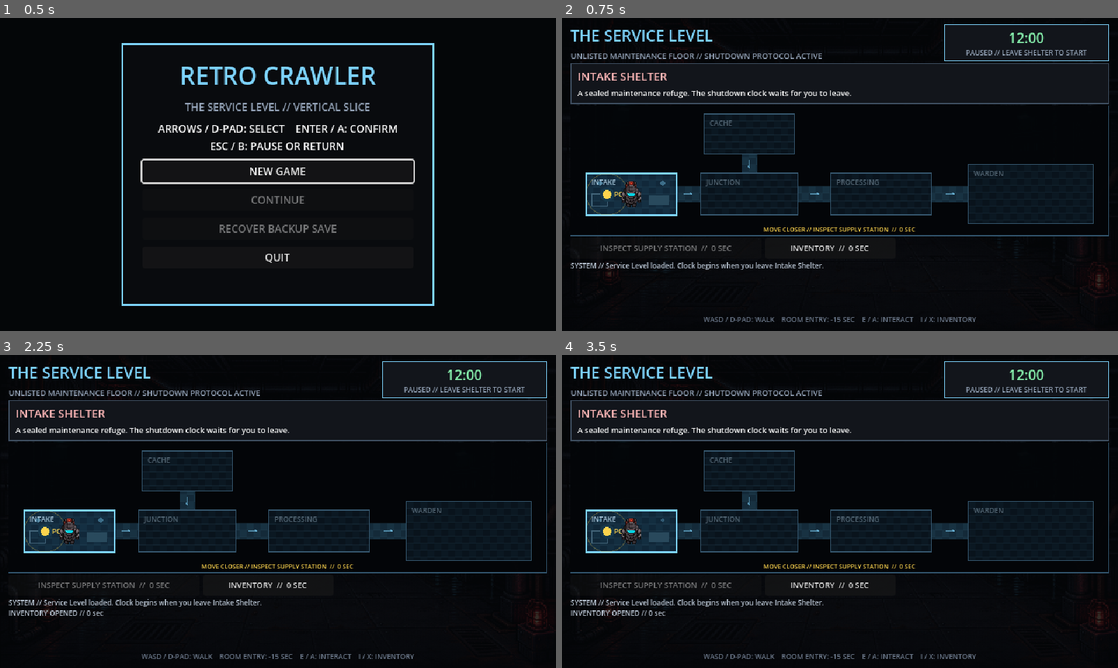
Above: before the commit, frames 1-4 (two rows, left to right).
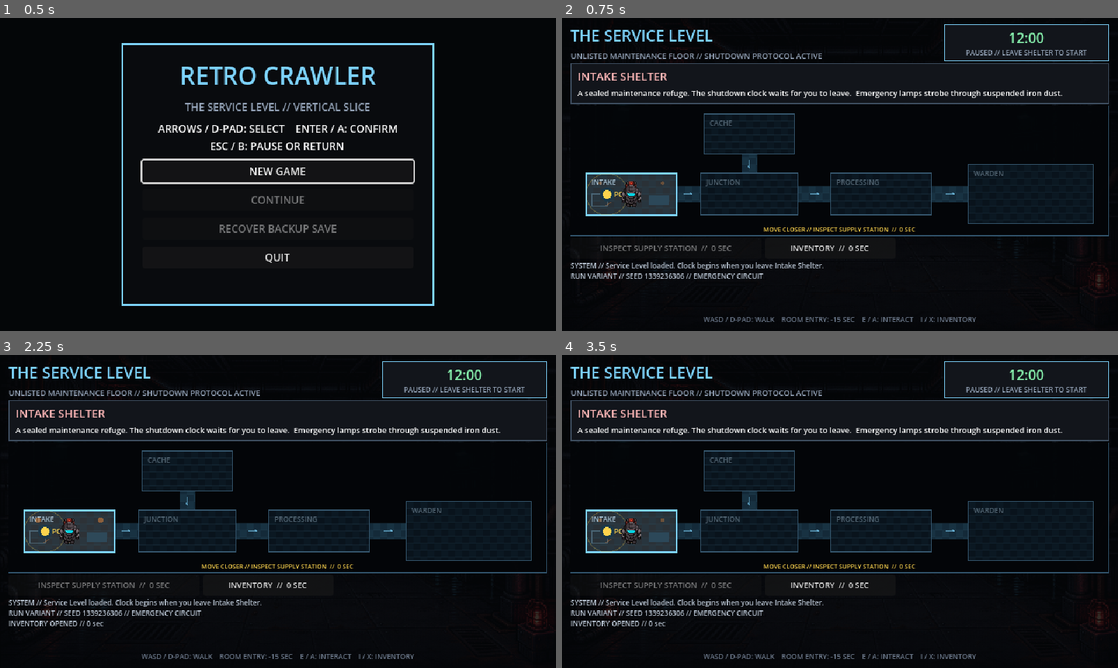
Above: after the commit, the same moments.

Repository: mtmann213/retro-crawler
Game: Godot game, scene res://main/main.tscn
The game is run twice, just before and just after one commit, with the same random seed, the same clock (stepped at 60 frames per second) and the same inputs.
Inputs (mouse positions are in pixels of both pictures, inside the frame that each line leads up to):
- Up to frame 1 (0.5 s): no input
- Up to frame 2 (0.75 s): click "NEW GAME" at 0.5 s
- Up to frame 3 (2.25 s): click "INVENTORY // 0 SEC" at 1.25 s; click "RETURN TO DUNGEON" at 2 s
- Up to frame 4 (3.5 s): tap Enter (confirm) at 2.75 s; drag from (840, 508) to (895, 442) at 2.77 s

Frame 1 is identical in both runs. In frame 2, 1.2% of the frame differs, in the area x 1-90%, y 23-84%; in frame 3, 1.4%, in the area x 1-90%, y 23-87%; in frame 4, 1.4%.

Commit message:
Add Milestone 13 seeded run variation

Diff:
--- a/main/main.gd
+++ b/main/main.gd
@@ -100,6 +100,8 @@
 	if dungeon_screen != null:
 		dungeon_screen.queue_free()
 	dungeon_screen = DUNGEON_SCREEN.instantiate() as DungeonScreen
+	if snapshot == null:
+		dungeon_screen.new_run_seed = RunVariationRules.create_seed()
 	dungeon_screen.session_snapshot_changed.connect(_on_session_snapshot_changed)
 	screen_host.add_child(dungeon_screen)
 	if snapshot != null:
--- a/rules/exploration/floor_state.gd
+++ b/rules/exploration/floor_state.gd
@@ -14,11 +14,15 @@
 var boss_defeated: bool = false
 var victory_ending: bool = false
 var extraction_ending: bool = false
+var run_seed: int = RunVariationRules.DEFAULT_SEED
+var run_variation: Dictionary = {}
 
 
-func _init(definition: FloorDefinition = null) -> void:
+func _init(definition: FloorDefinition = null, seed_value: int = RunVariationRules.DEFAULT_SEED) -> void:
 	if definition == null:
 		return
+	run_seed = seed_value if seed_value > 0 else RunVariationRules.DEFAULT_SEED
+	run_variation = RunVariationRules.generate(run_seed, definition)
 	floor_id = definition.content_id
 	current_room_id = definition.starting_room_id
 	remaining_seconds = definition.initial_time_seconds
@@ -56,13 +60,17 @@
 		"boss_defeated": boss_defeated,
 		"victory_ending": victory_ending,
 		"extraction_ending": extraction_ending,
+		"run_seed": run_seed,
 		"triggered_thresholds": thresholds,
 		"rooms": room_snapshots,
 	}
 
 
 static func from_snapshot(definition: FloorDefinition, snapshot: Dictionary) -> FloorState:
-	var state := FloorState.new(definition)
+	var state := FloorState.new(
+		definition,
+		int(snapshot.get("run_seed", RunVariationRules.DEFAULT_SEED)),
+	)
 	state.current_room_id = StringName(snapshot.get("current_room_id", state.current_room_id))
 	state.remaining_seconds = int(snapshot.get("remaining_seconds", state.remaining_seconds))
 	state.clock_started = bool(snapshot.get("clock_started", false))
--- /dev/null
+++ b/rules/exploration/run_variation_rules.gd
@@ -0,0 +1,78 @@
+class_name RunVariationRules
+extends RefCounted
+
+const DEFAULT_SEED := 731_2026
+const MAX_SEED := 2_147_483_646
+const THEMES: Array[StringName] = [&"cold", &"emergency", &"arc"]
+
+static var _last_seed := DEFAULT_SEED
+
+
+static func create_seed() -> int:
+	var seed_value := absi((int(Time.get_unix_time_from_system() * 1000.0) ^ Time.get_ticks_usec()) % MAX_SEED) + 1
+	if seed_value == _last_seed:
+		seed_value = (seed_value % MAX_SEED) + 1
+	_last_seed = seed_value
+	return seed_value
+
+
+static func generate(seed_value: int, definition: FloorDefinition) -> Dictionary:
+	var safe_seed := seed_value if seed_value > 0 else DEFAULT_SEED
+	var rng := RandomNumberGenerator.new()
+	rng.seed = safe_seed
+	var theme_id := THEMES[rng.randi_range(0, THEMES.size() - 1)]
+	var room_variants := {}
+	for room: RoomDefinition in definition.rooms:
+		room_variants[String(room.content_id)] = {
+			"hazard_pattern": rng.randi_range(0, 2),
+			"light_phase": rng.randf_range(0.0, TAU),
+		}
+	var processing_encounter := (
+		PrototypeEncounter.BRUTE_ENCOUNTER_ID
+		if rng.randi_range(0, 1) == 1
+		else PrototypeEncounter.TWO_ENEMY_ENCOUNTER_ID
+	)
+	return {
+		"seed": safe_seed,
+		"theme_id": String(theme_id),
+		"cache_patch_count": rng.randi_range(1, 3),
+		"encounters": {
+			"room_broken_junction": String(PrototypeEncounter.TWO_ENEMY_ENCOUNTER_ID),
+			"room_processing_hall": String(processing_encounter),
+			"room_warden_chamber": String(PrototypeEncounter.WARDEN_ENCOUNTER_ID),
+		},
+		"rooms": room_variants,
+	}
+
+
+static func encounter_for_room(variation: Dictionary, room: RoomDefinition) -> StringName:
+	if room == null:
+		return &""
+	var encounters: Dictionary = variation.get("encounters", {})
+	return StringName(encounters.get(String(room.content_id), String(room.encounter_id)))
+
+
+static func combat_seed(run_seed: int, room_id: StringName) -> int:
+	var room_hash := String(room_id).hash()
+	return absi((run_seed * 31 + room_hash * 17) % MAX_SEED) + 1
+
+
+static func cache_patch_count(variation: Dictionary) -> int:
+	return clampi(int(variation.get("cache_patch_count", 2)), 1, 3)
+
+
+static func room_flavor(variation: Dictionary) -> String:
+	match StringName(variation.get("theme_id", "cold")):
+		&"emergency":
+			return "Emergency lamps strobe through suspended iron dust."
+		&"arc":
+			return "Violet arc residue crawls across exposed conduits."
+		_:
+			return "Cold condensation hangs over the dormant machinery."
+
+
+static func summary(variation: Dictionary) -> String:
+	return "SEED %d // %s CIRCUIT" % [
+		int(variation.get("seed", DEFAULT_SEED)),
+		String(variation.get("theme_id", "cold")).to_upper(),
+	]
--- a/scenes/combat/combat_screen.gd
+++ b/scenes/combat/combat_screen.gd
@@ -57,6 +57,7 @@
 var selected_target_id: int = FIRST_ENEMY_ID
 var rewards_granted: bool = false
 var completed_encounters: int = 0
+var encounter_seed: int = PrototypeEncounter.DEFAULT_SEED
 var _applied_dungeon_thresholds: Dictionary[int, bool] = {}
 var _boss_presenter := BossPresenter.new()
 
@@ -91,7 +92,7 @@
 func _start_encounter() -> void:
 	inventory_screen.visible = false
 	simulation = PrototypeEncounter.create_simulation(
-		PrototypeEncounter.DEFAULT_SEED,
+		encounter_seed,
 		encounter_id,
 	)
 	selected_target_id = FIRST_ENEMY_ID
@@ -106,7 +107,7 @@
 	)
 	apply_player_run_snapshot(simulation.get_combatant(PLAYER_ID), carried_player_state)
 	combat_log.clear_entries()
-	combat_log.append_entry("SYSTEM // deterministic encounter loaded", Color("7dd3fc"))
+	combat_log.append_entry("SYSTEM // deterministic encounter loaded // seed %d" % encounter_seed, Color("7dd3fc"))
 	combat_log.append_entry("Choose a target, read each telegraph, then commit an action.")
 	_update_boss_phase()
 	for threshold: int in [360, 180, 60]:
@@ -208,7 +209,7 @@
 		if loot_table_id.is_empty():
 			loot_table_id = definition.loot_table_id
 		experience_amount += definition.experience_reward
-	var seed_value := PrototypeEncounter.DEFAULT_SEED + completed_encounters
+	var seed_value := encounter_seed + completed_encounters
 	var drops := reward_session.grant_rewards(loot_table_id, experience_amount, seed_value)
 	rewards_granted = true
 	completed_encounters += 1
--- a/scenes/dungeon/dungeon_screen.gd
+++ b/scenes/dungeon/dungeon_screen.gd
@@ -30,9 +30,12 @@
 var dialogue_state := DialogueState.new()
 var dialogue_events: Array[DialogueEventDefinition] = []
 var narrative_flags: Dictionary[StringName, bool] = {}
+var new_run_seed: int = 0
 
 
 func _ready() -> void:
+	if new_run_seed > 0:
+		floor_state = FloorState.new(FLOOR, new_run_seed)
 	assert(RoomTransitionRules.validate_graph(FLOOR).is_empty())
 	assert(ContentRegistry.validate_all().is_empty())
 	dialogue_events = ContentRegistry.get_dialogue_events()
@@ -49,6 +52,7 @@
 	map_area.interaction_proximity_changed.connect(_sync_interaction_proximity)
 	map_area.encounter_requested.connect(_world_encounter)
 	_append_log("SYSTEM // Service Level loaded. Clock begins when you leave Intake Shelter.")
+	_append_log("RUN VARIANT // %s" % RunVariationRules.summary(floor_state.run_variation))
 	_render_room()
 
 
@@ -56,14 +60,15 @@
 	var room := FLOOR.get_room(floor_state.current_room_id)
 	var room_state := floor_state.get_room_state(room.content_id)
 	room_title.text = room.display_name.to_upper()
-	room_description.text = room.description
+	room_description.text = "%s  %s" % [room.description, RunVariationRules.room_flavor(floor_state.run_variation)]
 	var visited: Dictionary[StringName, bool] = {}
 	for room_id: StringName in floor_state.rooms:
 		visited[room_id] = floor_state.get_room_state(room_id).visited
 	floor_clock.present(floor_state)
 	interaction_button.setup(room, room_state.interaction_completed)
+	var encounter_id := _encounter_for_room(room)
 	var encounter_pending := (
-		not room.encounter_id.is_empty()
+		not encounter_id.is_empty()
 		and not room_state.encounter_completed
 		and room.content_id != &"room_warden_chamber"
 	)
@@ -73,6 +78,8 @@
 		room.interaction_label,
 		not room_state.interaction_completed,
 		encounter_pending,
+		encounter_id,
+		floor_state.run_variation,
 	)
 	_sync_interaction_proximity(map_area.can_interact_here(), room.interaction_label)
 	emergency_button.visible = (
@@ -109,7 +116,7 @@
 	_trigger_narrative(room_id)
 	_render_room()
 	var room := FLOOR.get_room(room_id)
-	if not room.encounter_id.is_empty() and room_id != &"room_warden_chamber":
+	if not _encounter_for_room(room).is_empty() and room_id != &"room_warden_chamber":
 		_append_log("HOSTILES DETECTED // approach contact to engage // routes locked")
 	_request_save()
 
@@ -130,7 +137,11 @@
 			if not floor_state.floor_failed:
 				room_state.interaction_completed = true
 				var patch := reward_session.get_item(&"item_field_patch")
-				var added := InventoryRules.add_item(reward_session.inventory, patch, 2)
+				var added := InventoryRules.add_item(
+					reward_session.inventory,
+					patch,
+					RunVariationRules.cache_patch_count(floor_state.run_variation),
+				)
 				_append_log("CACHE RECOVERED // Field Patch x%d" % added)
 				narrative_flags[&"took_detour"] = true
 				_trigger_narrative(&"cache_found")
@@ -151,9 +162,10 @@
 		return
 	var room := FLOOR.get_room(room_id)
 	var room_state := floor_state.get_room_state(room_id)
-	if room == null or room.encounter_id.is_empty() or room_state.encounter_completed:
-		return
-	_start_combat(room.encounter_id)
+	var encounter_id := _encounter_for_room(room)
+	if room == null or encounter_id.is_empty() or room_state.encounter_completed:
+		return
+	_start_combat(encounter_id)
 	_request_save()
 
 
@@ -195,6 +207,9 @@
 	active_combat = COMBAT_SCREEN.instantiate() as CombatScreen
 	active_combat.reward_session = reward_session
 	active_combat.encounter_id = encounter_id
+	active_combat.encounter_seed = RunVariationRules.combat_seed(
+		floor_state.run_seed, floor_state.current_room_id,
+	)
 	active_combat.continue_starts_encounter = false
 	active_combat.carried_player_state = player_run_state.duplicate(true)
 	active_combat.dungeon_thresholds = floor_state.triggered_thresholds.duplicate()
@@ -291,6 +306,10 @@
 	return count
 
 
+func _encounter_for_room(room: RoomDefinition) -> StringName:
+	return RunVariationRules.encounter_for_room(floor_state.run_variation, room)
+
+
 func _trigger_narrative(trigger_id: StringName) -> void:
 	var events := DialogueResolver.resolve(
 		dialogue_events, trigger_id, narrative_flags, dialogue_state,
--- a/scenes/dungeon/walkable_world.gd
+++ b/scenes/dungeon/walkable_world.gd
@@ -20,6 +20,8 @@
 var interaction_text := ""
 var interaction_available := false
 var encounter_available := false
+var encounter_id: StringName = &""
+var run_variation: Dictionary = {}
 var movement_enabled := true
 var renderer := WorldRenderer.new()
 var player_sprite := Sprite2D.new()
@@ -111,11 +113,15 @@
 	interaction_label: String,
 	can_interact: bool,
 	has_encounter: bool,
+	presented_encounter_id: StringName = &"",
+	presented_run_variation: Dictionary = {},
 ) -> void:
 	visited_room_ids = visited.duplicate()
 	interaction_text = interaction_label
 	interaction_available = can_interact
 	encounter_available = has_encounter
+	encounter_id = presented_encounter_id
+	run_variation = presented_run_variation.duplicate(true)
 	_encounter_triggered = false
 	if current_room_id != room_id:
 		sync_to_room(room_id)
@@ -231,4 +237,6 @@
 		interaction_available,
 		can_interact_here(),
 		encounter_available,
+		encounter_id,
+		run_variation,
 	)
--- a/scenes/dungeon/world_renderer.gd
+++ b/scenes/dungeon/world_renderer.gd
@@ -13,6 +13,8 @@
 var interaction_available := false
 var interaction_in_range := false
 var encounter_available := false
+var encounter_id: StringName = &""
+var run_variation: Dictionary = {}
 var hostile_sprites: Array[Sprite2D] = []
 var _animation_time := 0.0
 
@@ -45,6 +47,8 @@
 	can_interact: bool,
 	in_range: bool,
 	has_encounter: bool,
+	presented_encounter_id: StringName = &"",
+	presented_run_variation: Dictionary = {},
 ) -> void:
 	layout = definition
 	current_room_id = room_id
@@ -53,6 +57,8 @@
 	interaction_available = can_interact
 	interaction_in_range = in_range
 	encounter_available = has_encounter
+	encounter_id = presented_encounter_id
+	run_variation = presented_run_variation.duplicate(true)
 	_sync_hostile_visibility()
 	queue_redraw()
 
@@ -83,8 +89,9 @@
 
 
 func _draw_room(room: WorldRoomDefinition, visited: bool) -> void:
-	var base := Color("102536") if visited else Color("09131c")
-	var alternate := Color("132c3e") if visited else Color("0b1822")
+	var accent := _theme_accent()
+	var base := Color("102536").lerp(accent, 0.10) if visited else Color("09131c")
+	var alternate := Color("132c3e").lerp(accent, 0.08) if visited else Color("0b1822")
 	_draw_tiled_surface(room.bounds, base, alternate)
 	draw_rect(room.bounds, Color("7dd3fc") if room.content_id == current_room_id else Color("35566d"), false, 2.0 if room.content_id == current_room_id else 1.0)
 	draw_string(ThemeDB.fallback_font, room.bounds.position + Vector2(6, 13), room.display_name, HORIZONTAL_ALIGNMENT_LEFT, -1, 8, Color("a9c5d8") if visited else Color("536674"))
@@ -123,8 +130,13 @@
 func _sync_hostile_visibility() -> void:
 	var room := layout.get_room(current_room_id) if layout != null else null
 	var should_show := encounter_available and room != null and room.has_encounter_point()
+	var hostile_count := 1 if encounter_id == PrototypeEncounter.BRUTE_ENCOUNTER_ID else 2
 	for index: int in hostile_sprites.size():
-		hostile_sprites[index].visible = should_show and index < room.encounter_count
+		hostile_sprites[index].visible = (
+			should_show and index < mini(room.encounter_count, hostile_count)
+			if room != null
+			else false
+		)
 	_update_hostile_animation()
 
 
@@ -139,19 +151,37 @@
 		if not hostile.visible:
 			continue
 		var phase := _animation_time * (4.5 if index == 0 else 3.2) + index * 1.7
-		var offset := Vector2((index - 0.5) * 28.0, sin(phase) * (0.8 if index == 0 else 1.8))
+		var is_brute := encounter_id == PrototypeEncounter.BRUTE_ENCOUNTER_ID
+		var offset := Vector2(0, sin(phase) * 0.7) if is_brute else Vector2((index - 0.5) * 28.0, sin(phase) * (0.8 if index == 0 else 1.8))
 		hostile.position = room.encounter_point + offset
 		hostile.rotation = sin(phase * 0.7) * (0.025 if index == 0 else 0.055)
 		var pulse := 1.0 + sin(phase) * (0.018 if index == 0 else 0.035)
-		hostile.scale = Vector2(0.115, 0.115) * pulse
+		hostile.scale = Vector2(0.15, 0.15) * pulse if is_brute else Vector2(0.115, 0.115) * pulse
+		hostile.modulate = Color("fecaca") if is_brute else Color.WHITE
 
 
 func _draw_room_ambience(room: WorldRoomDefinition) -> void:
-	var breath := 0.5 + sin(_animation_time * 1.7) * 0.5
+	var room_variant: Dictionary = (run_variation.get("rooms", {}) as Dictionary).get(String(room.content_id), {})
+	var breath := 0.5 + sin(_animation_time * 1.7 + float(room_variant.get("light_phase", 0.0))) * 0.5
 	var inset := room.bounds.grow(-4.0)
-	draw_rect(inset, Color("38bdf8", 0.012 + breath * 0.014), true)
+	var accent := _theme_accent()
+	draw_rect(inset, Color(accent, 0.012 + breath * 0.014), true)
 	for light_x: float in [inset.position.x + 12.0, inset.end.x - 12.0]:
-		draw_circle(Vector2(light_x, inset.position.y + 7.0), 2.0 + breath, Color("7dd3fc", 0.28 + breath * 0.18), true)
+		draw_circle(Vector2(light_x, inset.position.y + 7.0), 2.0 + breath, Color(accent, 0.28 + breath * 0.18), true)
+	var hazard_pattern := int(room_variant.get("hazard_pattern", 0))
+	for index: int in hazard_pattern + 1:
+		var marker := inset.position + Vector2(18 + index * 29, inset.size.y - 7)
+		draw_line(marker, marker + Vector2(7, -4), Color(accent, 0.32), 1.0)
+
+
+func _theme_accent() -> Color:
+	match StringName(run_variation.get("theme_id", "cold")):
+		&"emergency":
+			return Color("fb923c")
+		&"arc":
+			return Color("c084fc")
+		_:
+			return Color("7dd3fc")
 
 
 func _draw_locked_exits(room: WorldRoomDefinition) -> void:
--- a/session/session_snapshot.gd
+++ b/session/session_snapshot.gd
@@ -59,6 +59,10 @@
 	var remaining = floor.get("remaining_seconds", -1)
 	if not (remaining is int or remaining is float) or int(remaining) < 0 or int(remaining) > 720:
 		errors.append("remaining_seconds is outside the floor range.")
+	if floor.has("run_seed"):
+		var run_seed_value = floor.get("run_seed")
+		if not (run_seed_value is int or run_seed_value is float) or int(run_seed_value) <= 0:
+			errors.append("run_seed must be a positive integer.")
 	if not floor.get("triggered_thresholds", []) is Array:
 		errors.append("triggered_thresholds must be an array.")
 	else:
@@ -134,12 +138,12 @@
 		if not data["narrative_flags"][flag_id] is bool:
 			errors.append("Narrative flag %s is malformed." % flag_id)
 	var encounter_id := String(data.get("pending_encounter_id", ""))
-	if not ["", "encounter_two_enemy", "encounter_warden"].has(encounter_id):
+	if not ["", "encounter_two_enemy", "encounter_brute", "encounter_warden"].has(encounter_id):
 		errors.append("Unknown pending encounter.")
 	var room_id := String(floor.get("current_room_id", ""))
 	if encounter_id == "encounter_warden" and room_id != "room_warden_chamber":
 		errors.append("Warden encounter is not in the Warden chamber.")
-	if encounter_id == "encounter_two_enemy" and room_id not in ["room_broken_junction", "room_processing_hall"]:
+	if encounter_id in ["encounter_two_enemy", "encounter_brute"] and room_id not in ["room_broken_junction", "room_processing_hall"]:
 		errors.append("Ordinary encounter is not in an encounter room.")
 	if data.has("world_position"):
 		if not data.world_position is Dictionary:
--- a/tests/integration/test_dungeon_screen.gd
+++ b/tests/integration/test_dungeon_screen.gd
@@ -82,6 +82,30 @@
 	await get_tree().process_frame
 	assert_false(screen.map_area.renderer.hostile_sprites[0].visible)
 	assert_false(screen.map_area.renderer.hostile_sprites[1].visible)
+
+
+func test_processing_contact_and_combat_use_the_seeded_encounter_variant() -> void:
+	var screen := await _spawn_screen()
+	screen.floor_state = FloorState.new(screen.FLOOR, 23)
+	screen.floor_state.get_room_state(&"room_broken_junction").encounter_completed = true
+	screen._move_to_room(&"room_broken_junction")
+	screen._move_to_room(&"room_processing_hall")
+	await get_tree().process_frame
+	var expected := RunVariationRules.encounter_for_room(
+		screen.floor_state.run_variation,
+		screen.FLOOR.get_room(&"room_processing_hall"),
+	)
+	assert_eq(screen.map_area.encounter_id, expected)
+	assert_eq(screen.map_area.renderer.encounter_id, expected)
+	if expected == PrototypeEncounter.BRUTE_ENCOUNTER_ID:
+		assert_true(screen.map_area.renderer.hostile_sprites[0].visible)
+		assert_false(screen.map_area.renderer.hostile_sprites[1].visible)
+	_approach_encounter(screen, &"room_processing_hall")
+	assert_eq(screen.active_combat.encounter_id, expected)
+	assert_eq(
+		screen.active_combat.encounter_seed,
+		RunVariationRules.combat_seed(screen.floor_state.run_seed, &"room_processing_hall"),
+	)
 
 
 func test_room_interactions_require_the_player_to_reach_the_point_of_interest() -> void:
--- a/tests/integration/test_save_round_trip.gd
+++ b/tests/integration/test_save_round_trip.gd
@@ -28,6 +28,7 @@
 	var floor := FloorState.from_snapshot(FLOOR, (result["snapshot"] as SessionSnapshot).floor_snapshot)
 	assert_true(floor.get_room_state(&"room_broken_junction").encounter_completed)
 	assert_true(floor.triggered_thresholds.get(360, false))
+	assert_eq(floor.run_seed, 424_242)
 
 
 func test_corrupted_primary_save_falls_back_to_last_backup() -> void:
@@ -236,7 +237,7 @@
 
 
 func _sample_snapshot() -> SessionSnapshot:
-	var floor := FloorState.new(FLOOR)
+	var floor := FloorState.new(FLOOR, 424_242)
 	floor.current_room_id = &"room_broken_junction"
 	floor.remaining_seconds = 333
 	floor.clock_started = true
--- /dev/null
+++ b/tests/rules/test_run_variation.gd
@@ -0,0 +1,61 @@
+extends GutTest
+
+const FLOOR: FloorDefinition = preload("res://content/floors/floor_service_level.tres")
+
+
+func test_identical_run_seeds_produce_identical_variations() -> void:
+	var first := RunVariationRules.generate(424_242, FLOOR)
+	var second := RunVariationRules.generate(424_242, FLOOR)
+	assert_eq(JSON.stringify(first), JSON.stringify(second))
+	assert_eq(first.seed, 424_242)
+
+
+func test_seed_sample_changes_presentation_resources_and_encounter_composition() -> void:
+	var themes: Dictionary[String, bool] = {}
+	var cache_counts: Dictionary[int, bool] = {}
+	var processing_encounters: Dictionary[String, bool] = {}
+	var complete_variants: Dictionary[String, bool] = {}
+	for seed_value: int in range(1, 65):
+		var variation := RunVariationRules.generate(seed_value, FLOOR)
+		themes[String(variation.theme_id)] = true
+		cache_counts[int(variation.cache_patch_count)] = true
+		processing_encounters[String(variation.encounters.room_processing_hall)] = true
+		complete_variants[JSON.stringify(variation)] = true
+	assert_gt(themes.size(), 1)
+	assert_gt(cache_counts.size(), 1)
+	assert_true(processing_encounters.has("encounter_two_enemy"))
+	assert_true(processing_encounters.has("encounter_brute"))
+	assert_gt(complete_variants.size(), 8)
+
+
+func test_variation_preserves_required_route_and_boss_contract() -> void:
+	for seed_value: int in range(100, 150):
+		var variation := RunVariationRules.generate(seed_value, FLOOR)
+		assert_eq(
+			RunVariationRules.encounter_for_room(
+				variation, FLOOR.get_room(&"room_broken_junction"),
+			),
+			PrototypeEncounter.TWO_ENEMY_ENCOUNTER_ID,
+		)
+		assert_true(
+			RunVariationRules.encounter_for_room(
+				variation, FLOOR.get_room(&"room_processing_hall"),
+			) in [PrototypeEncounter.TWO_ENEMY_ENCOUNTER_ID, PrototypeEncounter.BRUTE_ENCOUNTER_ID],
+		)
+		assert_eq(
+			RunVariationRules.encounter_for_room(
+				variation, FLOOR.get_room(&"room_warden_chamber"),
+			),
+			PrototypeEncounter.WARDEN_ENCOUNTER_ID,
+		)
+
+
+func test_floor_snapshot_restores_the_same_seed_and_variation() -> void:
+	var original := FloorState.new(FLOOR, 987_654)
+	var restored := FloorState.from_snapshot(FLOOR, original.to_snapshot())
+	assert_eq(restored.run_seed, original.run_seed)
+	assert_eq(JSON.stringify(restored.run_variation), JSON.stringify(original.run_variation))
+	assert_eq(
+		RunVariationRules.combat_seed(restored.run_seed, &"room_processing_hall"),
+		RunVariationRules.combat_seed(original.run_seed, &"room_processing_hall"),
+	)
Not shown, added: rules/exploration/run_variation_rules.gd.uid
Not shown, added: tests/rules/test_run_variation.gd.uid
Not shown, changed: README.md
